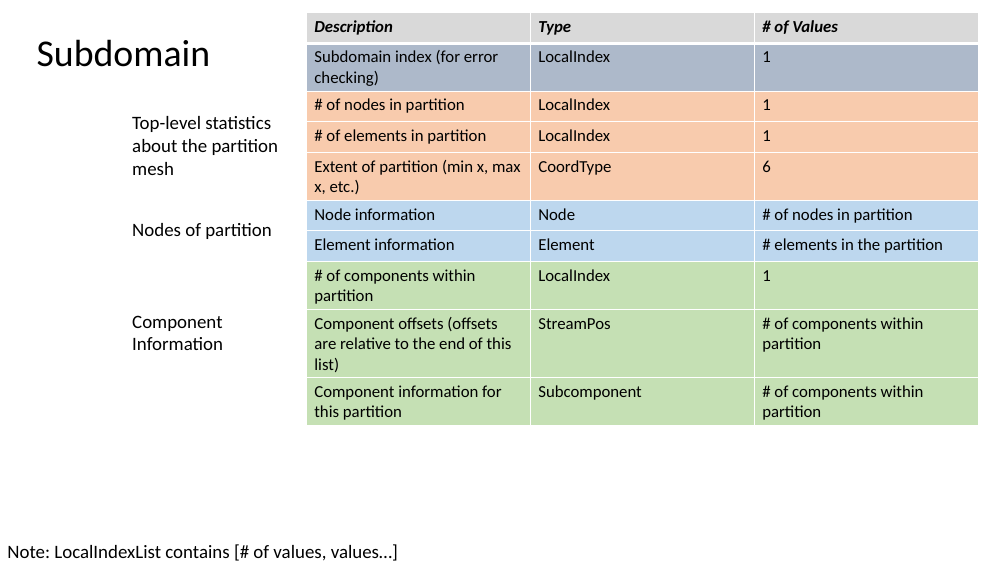
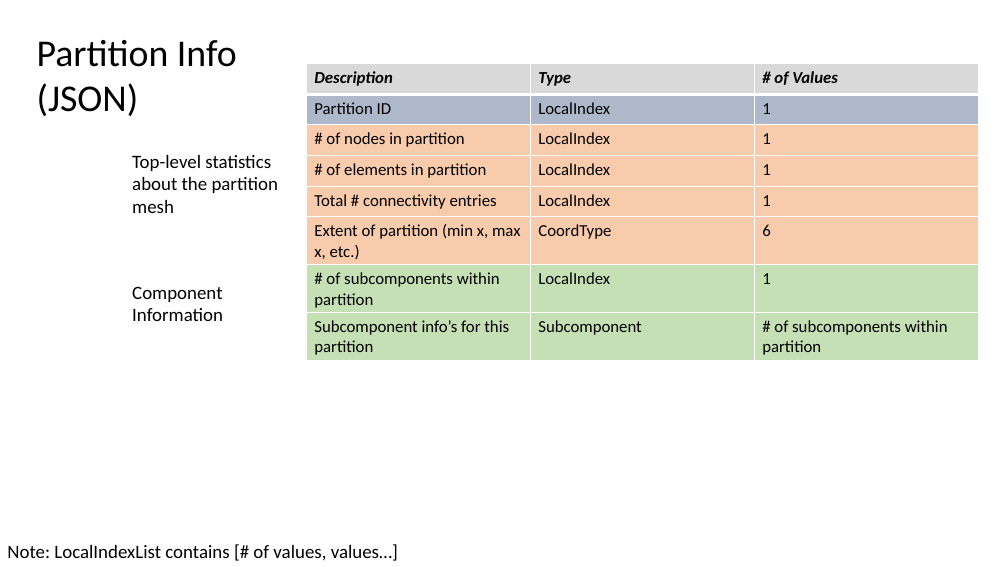
Before and after one commit to afrl/sheff-fea-io, a slide deck: slide 12 of docs/FormatSpecification.pptx. Drawn at 1008x567 pixels with LibreOffice and Linux fonts; fonts in the diff are those of the drawing. Boxes give left, top, right and bottom in pixels: in the first picture for what was removed or moved away, otherwise in the second. Text is boxed around its words. In the diff, an @@ line names an element or a change of style, - is before the commit and + after.

Commit message:
Polishing MeshWriter and MeshParWriter.

```diff
--- a/docs/FormatSpecification.pptx
+++ b/docs/FormatSpecification.pptx
@@ text at [37, 40, 237, 116]: text changed @@
-Subdomain
+Partition Info
+(JSON)
@@ table at [307, 64, 979, 361] @@
-row 2, column 1: Subdomain index (for error checking)
+row 2, column 1: Partition ID
+row 5: Total # connectivity entries | LocalIndex | 1
-row 6: Node information | Node | # of nodes in partition
-row 7: Element information | Element | # elements in the partition
-row 8: # of components within partition | LocalIndex | 1
-row 9: Component offsets (offsets are relative to the end of this list) | StreamPos | # of components within partition
-row 10: Component information for this partition | Subcomponent | # of components within partition
+row 7: # of subcomponents within partition | LocalIndex | 1
+row 8: Subcomponent info’s for this partition | Subcomponent | # of subcomponents within partition
@@ table: place and size @@
-table at [307, 12, 979, 425]
+table at [307, 64, 979, 361]
@@ text "Top-level statistics about the partition ...": place and size @@
-text "Top-level statistics about the partition ..." at [132, 116, 278, 175]
+text "Top-level statistics about the partition ..." at [132, 155, 278, 213]
@@ text removed at [132, 223, 271, 239] @@
-Nodes of partition
@@ text "Component Information": place and size @@
-text "Component Information" at [132, 315, 223, 350]
+text "Component Information" at [132, 286, 223, 321]
```
Also in this commit, not shown: 1 other slide changed, 2 slides added, 9 other files.
